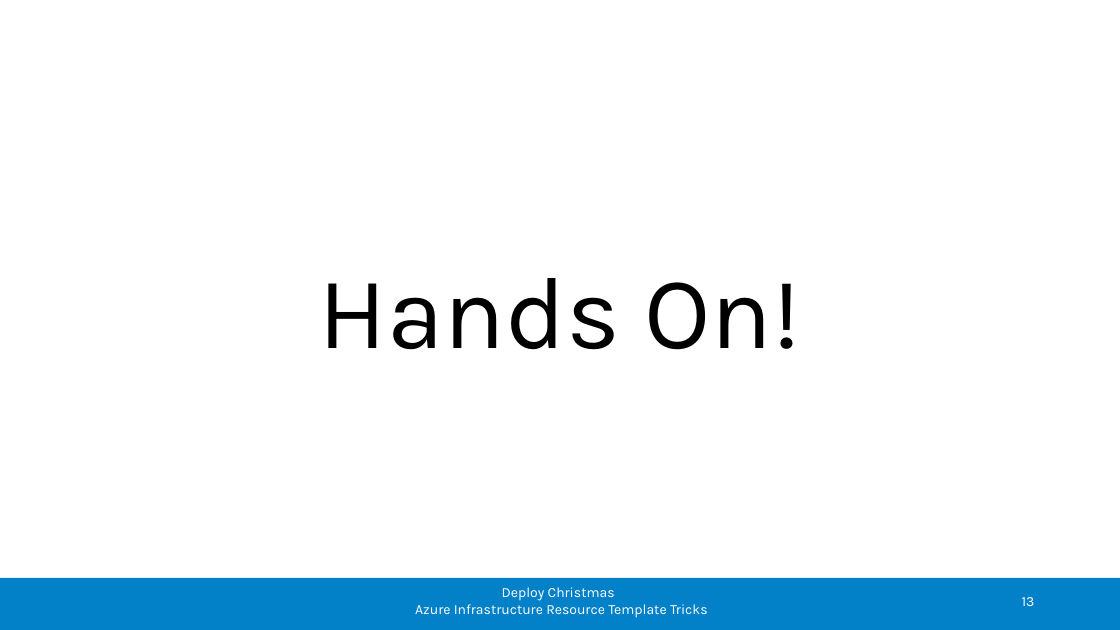
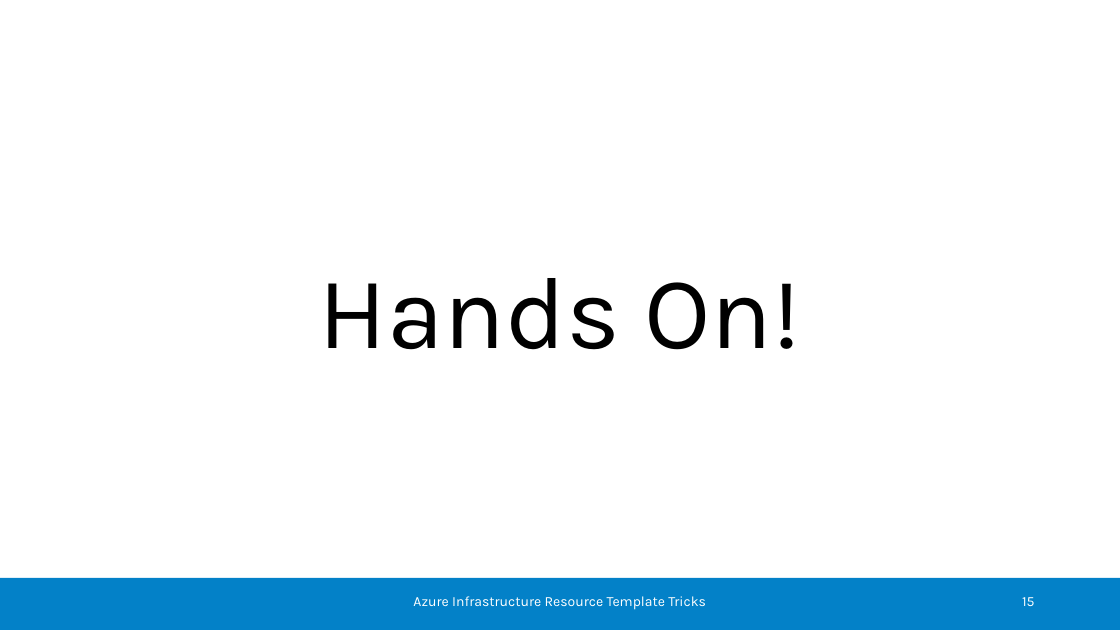
Before and after one commit to ceterion/ct.arm.meetup.deploychristmas, a slide deck: slide 15 of meetup-slides.pptx (slide 13 before the commit). Drawn at 1120x630 pixels with LibreOffice and Linux fonts; fonts in the diff are those of the drawing; background and template pictures are left out. Boxes give left, top, right and bottom in pixels: in the first picture for what was removed or moved away, otherwise in the second. Text is boxed around its words. In the diff, an @@ line names an element or a change of style, - is before the commit and + after.

Commit message:
Slides Naming conventions and Nested Deployments have been added

```diff
--- a/meetup-slides.pptx
+++ b/meetup-slides.pptx
@@ text at <box>502,587,615,601</box>: paragraph removed @@
-Deploy Christmas
@@ page number at <box>1022,597,1034,606</box>: text changed @@
-13
+15
```
Also in this commit, not shown: 12 other slides changed, 2 slides added.
